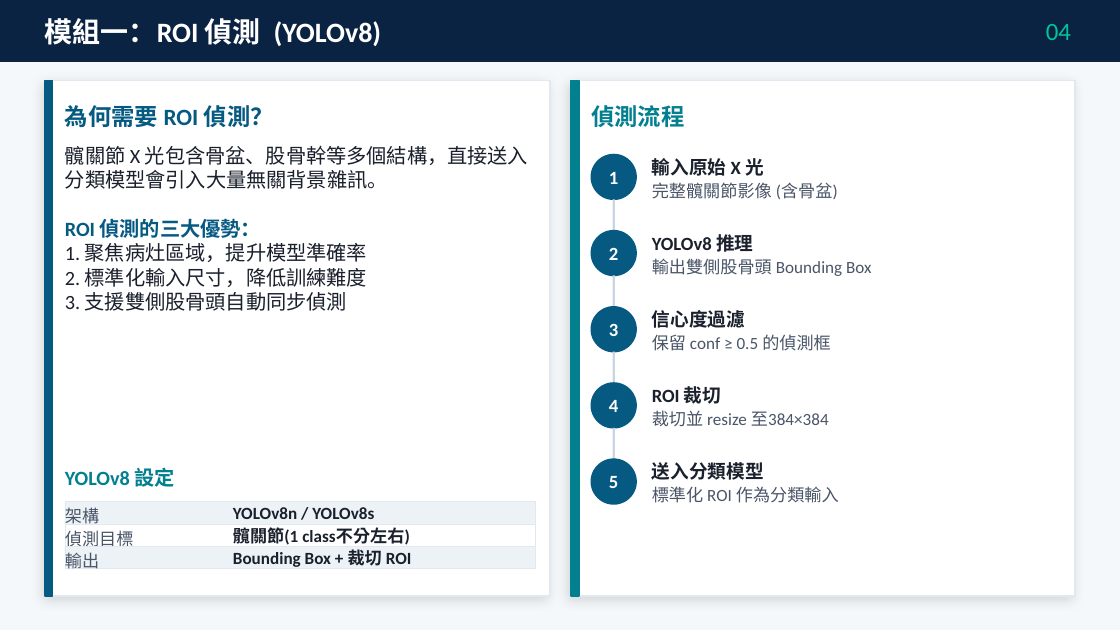
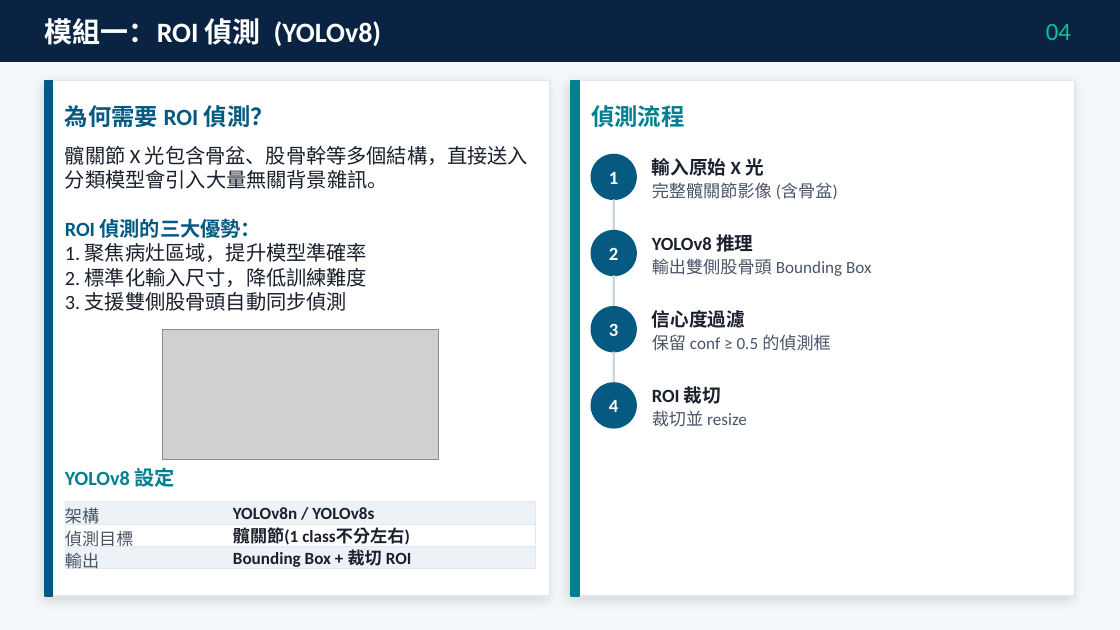
Before and after one commit to ericadgjl-huang/Renai-Hospital-DL-Project, a slide deck: slide 5 of Renai-Hospital_PresentationV4_final.pptx. Drawn at 1120x630 pixels with LibreOffice and Linux fonts; fonts in the diff are those of the drawing; grey boxes stand for pictures. Boxes give left, top, right and bottom in pixels: in the first picture for what was removed or moved away, otherwise in the second. Text is boxed around its words. In the diff, an @@ line names an element or a change of style, - is before the commit and + after.

```diff
--- a/Renai-Hospital_PresentationV4_final.pptx
+++ b/Renai-Hospital_PresentationV4_final.pptx
@@ picture added at (162, 329, 438, 459) @@
@@ text at (652, 410, 747, 426): text changed @@
-裁切並 resize 至384×384
+裁切並 resize
@@ line removed from (614, 428) to (614, 459) @@
@@ ellipse removed at (591, 459, 636, 504) @@
@@ text removed at (609, 476, 618, 488) @@
-5
@@ text removed at (652, 462, 764, 480) @@
-送入分類模型
@@ text removed at (652, 486, 839, 503) @@
-標準化 ROI 作為分類輸入
```
Also in this commit, not shown: 12 other slides changed.
